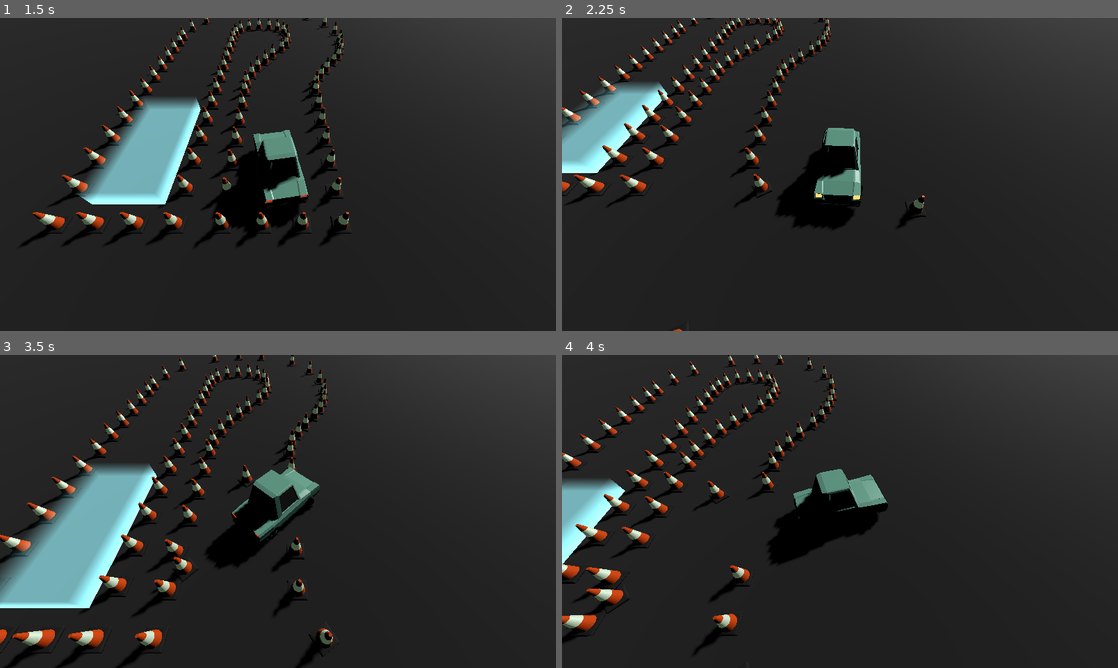
Above: before the commit, frames 1-4 (two rows, left to right).
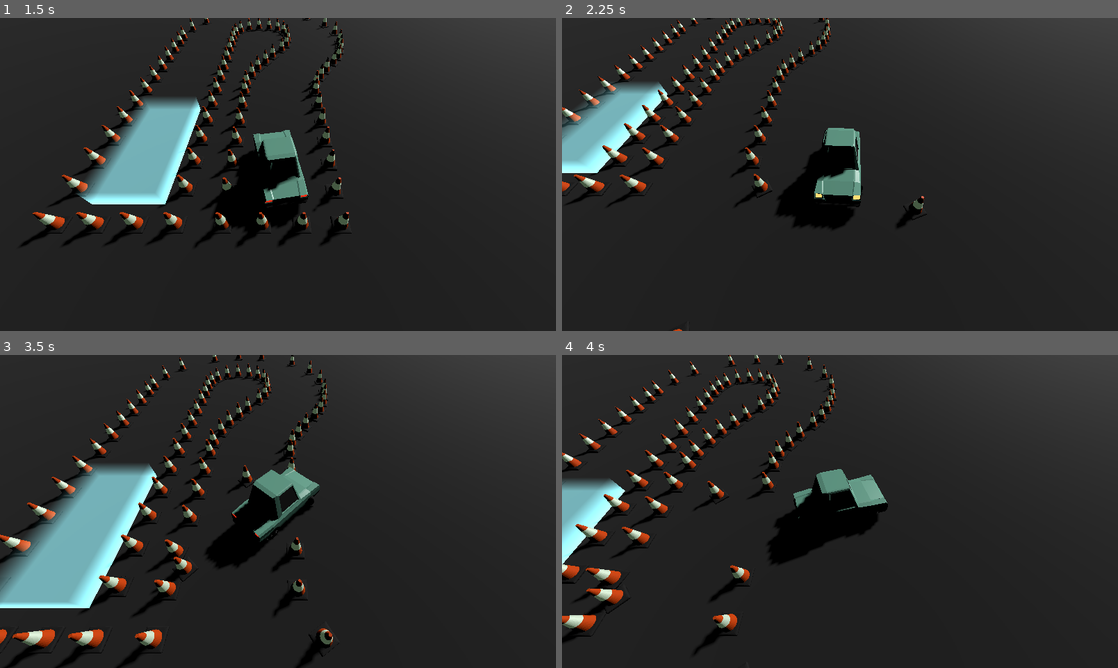
Above: after the commit, the same moments.

Repository: TomMurray/ValetV2
Game: Godot game, scene res://scenes/car_test.tscn
Two runs of this game, one before a commit and one after it. Both use one fixed random seed, a clock stepped at 60 frames per second and the inputs below.
Inputs:
- Up to frame 1 (1.5 s): hold Right (steer_right) 0.53-1.28 s; hold Down (brake_reverse) from 1.28 s (still down)
- Up to frame 2 (2.25 s): release Down (brake_reverse) at 2.03 s; hold Right (steer_right) from 2.03 s (still down)
- Up to frame 3 (3.5 s): release Right (steer_right) at 2.78 s; hold Up (accelerate) from 2.78 s (still down)
- Up to frame 4 (4 s): release Up (accelerate) at 3.53 s; hold Left (steer_left) from 3.53 s (still down)

Frame 1 is identical in both runs. In frame 2, less than 0.1% of the frame differs, in the area x 15-66%, y 35-66%; in frame 3, less than 0.1%; in frame 4, less than 0.1%, in the area x 0-40%, y 11-90%.

Commit message:
A minor change to how the car is moved in preparation for reacting to collisions
Basically do the 'infinite inertia' method by directly moving the CharacterBody3D but pick up on collisions through use of move_and_collide(). We'll need to sort out how the car interacts with walls also (it *should* slide on those).

Diff:
--- a/scenes/picocar.tscn
+++ b/scenes/picocar.tscn
@@ -8,7 +8,7 @@
 
 [node name="picocar" node_paths=PackedStringArray("wheel_front_right", "wheel_front_left", "wheel_back_right", "wheel_back_left") instance=ExtResource("1_5i6mq")]
 collision_layer = 2
-collision_mask = 0
+collision_mask = 4
 script = ExtResource("2_lkg2x")
 wheel_front_right = NodePath("wheel_fr")
 wheel_front_left = NodePath("wheel_fl")
--- a/scripts/picocar.gd
+++ b/scripts/picocar.gd
@@ -162,7 +162,16 @@
 		# encodes scale, and we want to apply rotation independent of scale.
 		velocity = (basis.get_rotation_quaternion() * Vector3(pos_delta.x, 0, pos_delta.y)) / delta
 
-		move_and_slide()
+		# The following allows us to react to collisions without impeding the
+		# motion of the vehicle:
+		var c := move_and_collide(velocity * delta, true)
+		if c:
+			print("There was a collision")
+			for i in range(0, c.get_collision_count()):
+				var r = c.get_collider(i) as RigidBody3D
+				if r:
+					print("Collided with RigidBody: ", r)
+		position += velocity * delta
 
 	pass
 
